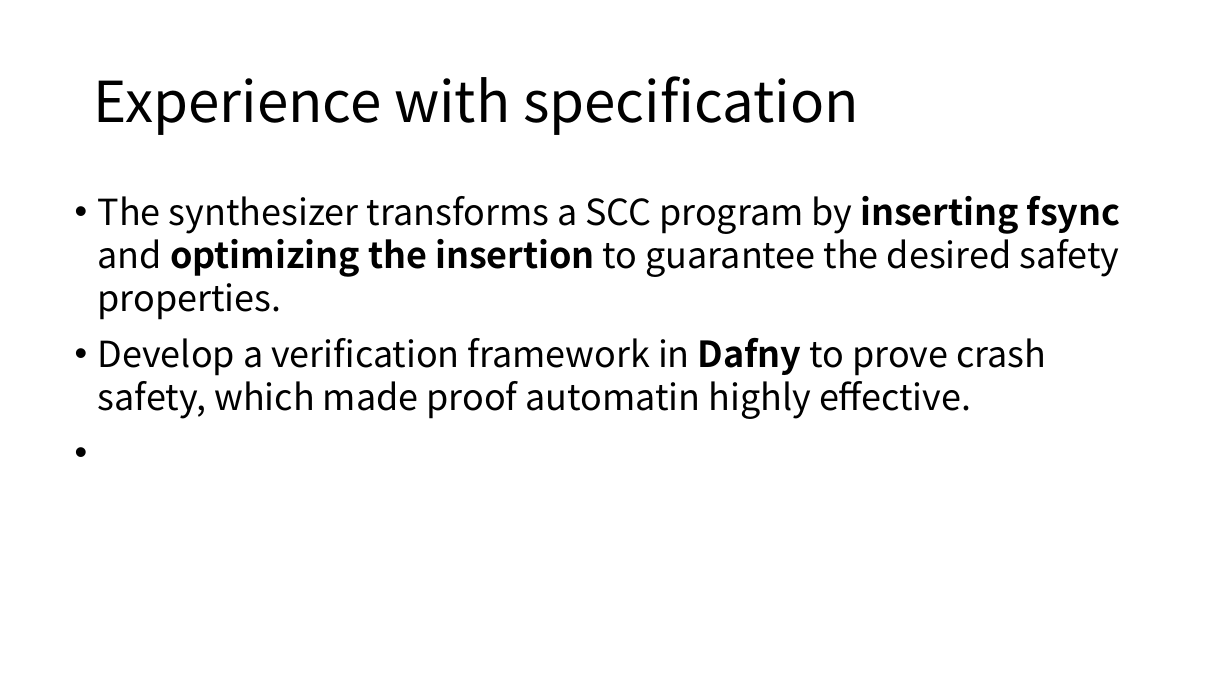
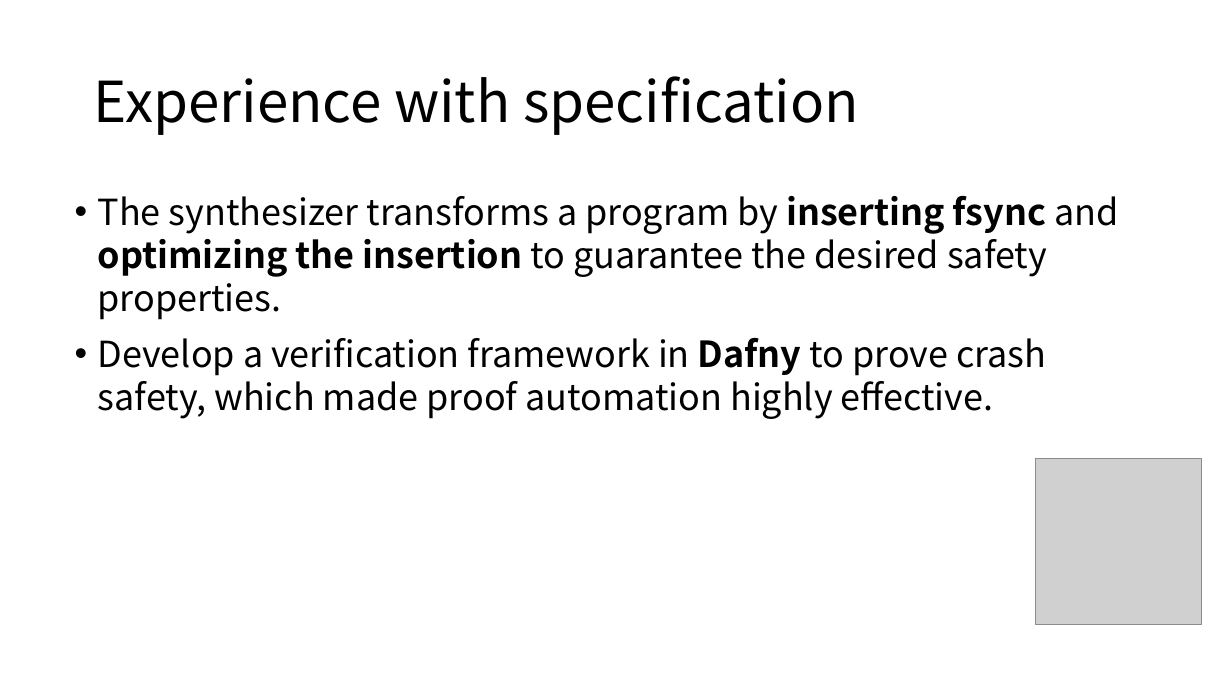
Before and after one commit to yuhao0102/aos_readlist, a slide deck: slide 29 of AOS_reading2.pptx (slide 30 before the commit). Drawn at 1232x693 pixels with LibreOffice and Linux fonts; fonts in the diff are those of the drawing; grey boxes stand for pictures. Boxes give left, top, right and bottom in pixels: in the first picture for what was removed or moved away, otherwise in the second. Text is boxed around its words. In the diff, an @@ line names an element or a change of style, - is before the commit and + after.

```diff
--- a/AOS_reading2.pptx
+++ b/AOS_reading2.pptx
@@ text at (98, 196, 1118, 419): text changed @@
-• The synthesizer transforms a SCC program by inserting fsync and optimizing the insertion to guarantee the desired safety properties.
-• Develop a verification framework in Dafny to prove crash safety, which made proof automatin highly effective.
+• The synthesizer transforms a program by inserting fsync and optimizing the insertion to guarantee the desired safety properties.
+• Develop a verification framework in Dafny to prove crash safety, which made proof automation highly effective.
@@ picture added at (1035, 458, 1202, 625) @@
```
Also in this commit, not shown: 11 other slides changed, 1 slide removed, 6 other files.
